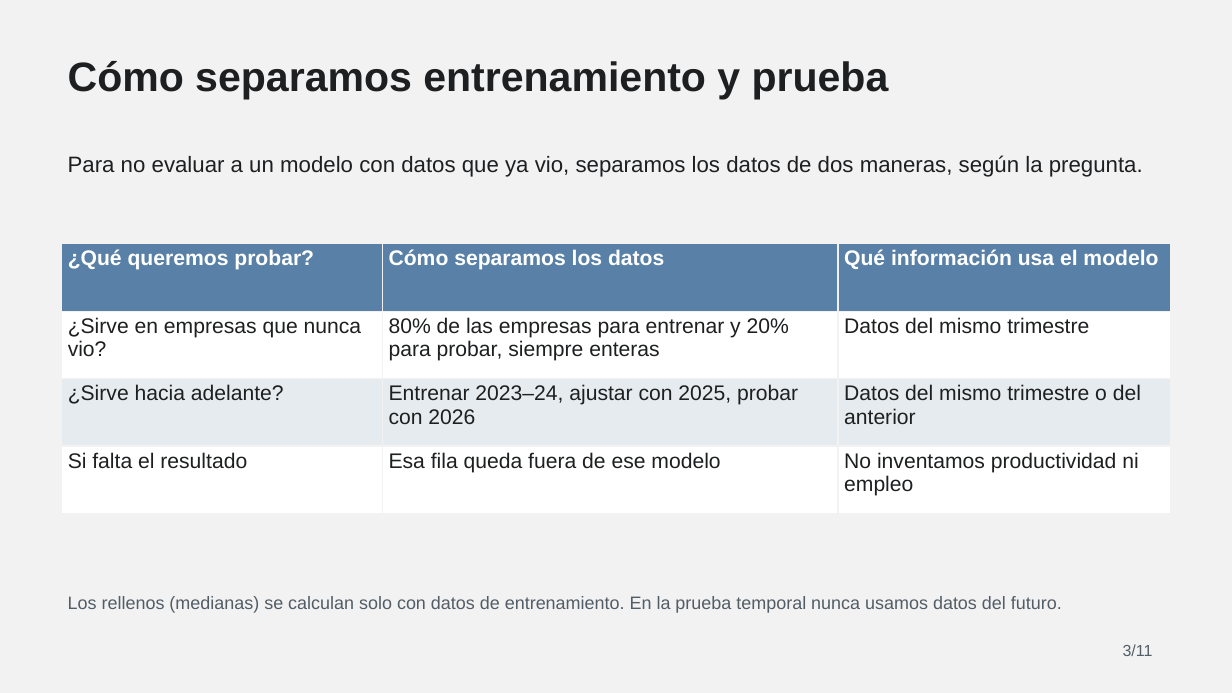
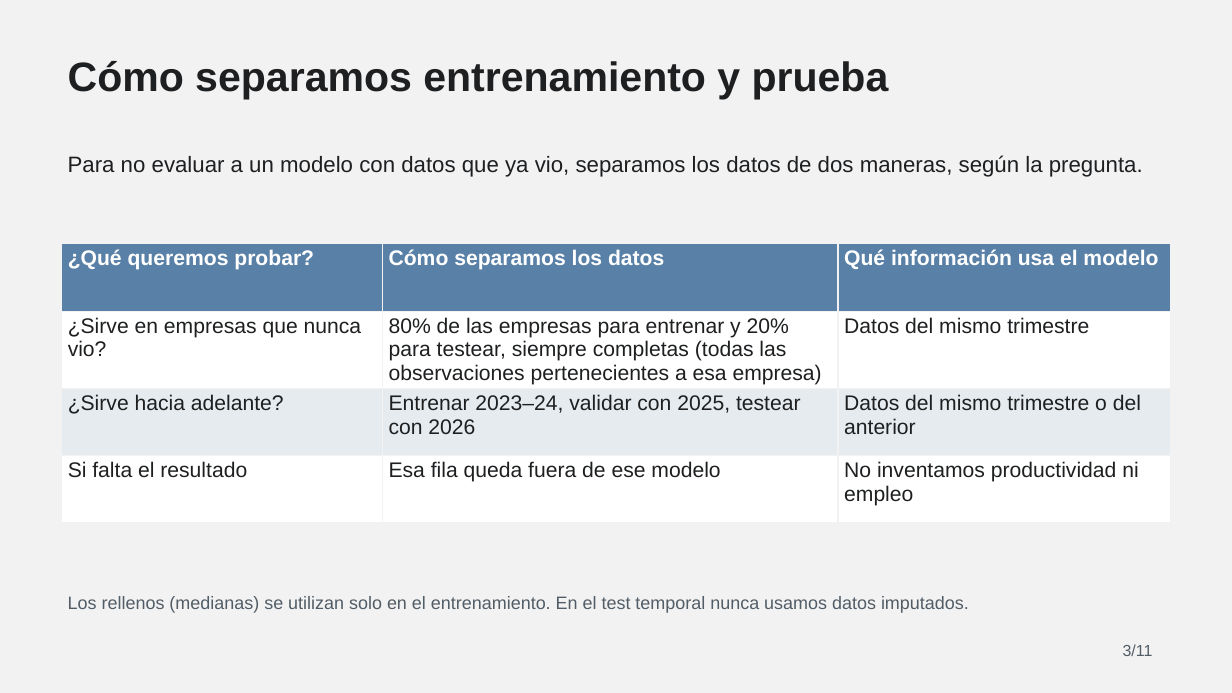
Before and after one commit to Ericsig/DiploDatos, a slide deck: slide 3 of deck/IA_en_las_empresas_presentation_v3.pptx. Drawn at 1232x693 pixels with LibreOffice and Linux fonts; fonts in the diff are those of the drawing. Boxes give left, top, right and bottom in pixels: in the first picture for what was removed or moved away, otherwise in the second. Text is boxed around its words. In the diff, an @@ line names an element or a change of style, - is before the commit and + after.

```diff
--- a/deck/IA_en_las_empresas_presentation_v3.pptx
+++ b/deck/IA_en_las_empresas_presentation_v3.pptx
@@ table at (x1=62, y1=244, x2=1171, y2=529) @@
-row 2, column 2: 80% de las empresas para entrenar y 20% para probar, siempre enteras
+row 2, column 2: 80% de las empresas para entrenar y 20% para testear, siempre completas (todas las observaciones pertenecientes a esa empresa)
-row 3, column 2: Entrenar 2023–24, ajustar con 2025, probar con 2026
+row 3, column 2: Entrenar 2023–24, validar con 2025, testear con 2026
@@ text at (x1=68, y1=596, x2=969, y2=613): text changed @@
-Los rellenos (medianas) se calculan solo con datos de entrenamiento. En la prueba temporal nunca usamos datos del futuro.
+Los rellenos (medianas) se utilizan solo en el entrenamiento. En el test temporal nunca usamos datos imputados.
```
Also in this commit, not shown: 1 other file.
